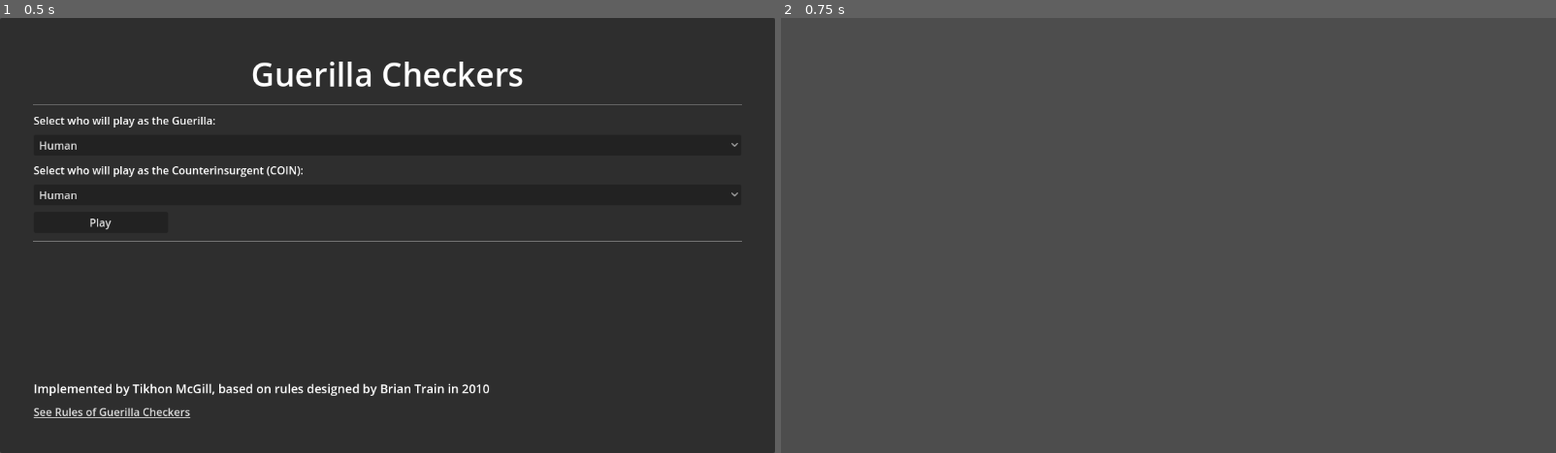
Above: before the commit, frames 1-2 (left to right).
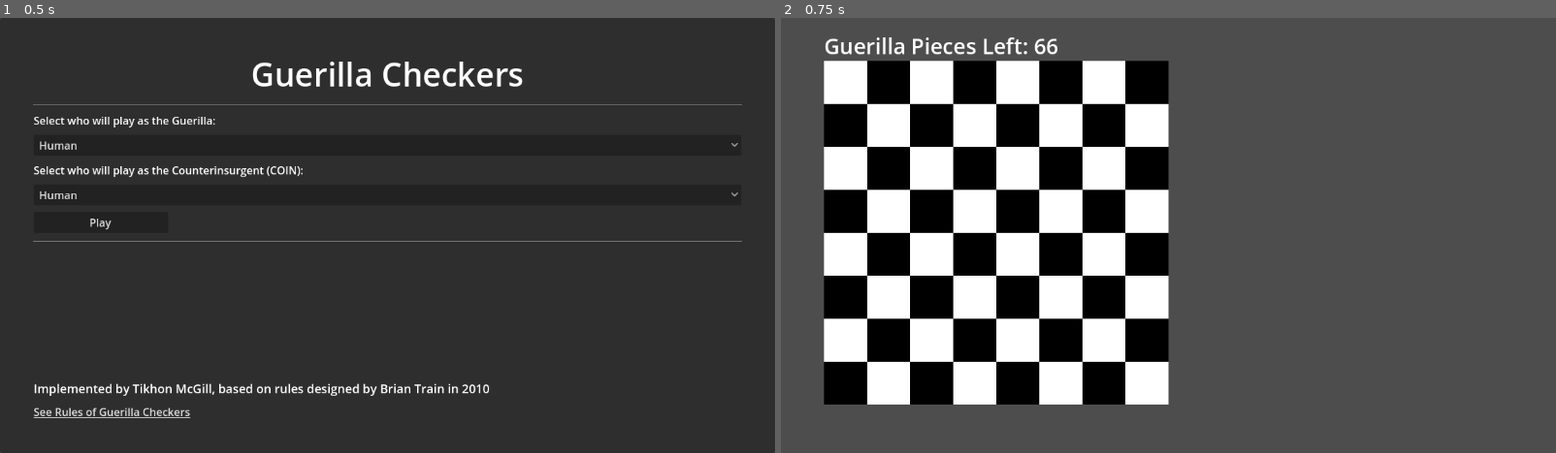
Above: after the commit, the same moments.

Repository: TikhonMcGill/guerilla-checkers
Game: Godot game, scene res://assets/scenes/main_menu/main_menu.tscn
The game is run twice, just before and just after one commit, with the same random seed, the same clock (stepped at 60 frames per second) and the same inputs.
Inputs:
- Up to frame 1 (0.5 s): no input
- Up to frame 2 (0.75 s): click "Play" at 0.5 s

Frame 1 is identical in both runs. In frame 2, 36% of the frame differs, in the area x 5-51%, y 4-89%.

Commit message:
Begin Game Board implementation + Tile generation

Diff:
--- /dev/null
+++ b/assets/scenes/game_board/game_board.gd
@@ -0,0 +1,54 @@
+extends Node2D
+
+@export_color_no_alpha var tile_color_1 = Color.WHITE
+@export_color_no_alpha var tile_color_2 = Color.BLACK
+@export_color_no_alpha var corner_color = Color.WEB_GRAY
+
+@export var tile_size : int = 48
+
+@onready var tiles = $Tiles
+@onready var corners = $Corners
+
+@onready var pieces_left_label = $PiecesLeftLabel
+
+var cells : Array[ColorRect] = []
+
+func _ready():
+	_initialize_board()
+
+func _initialize_board():
+	_initialize_cells()
+	_initialize_label()
+
+func _initialize_cells():
+	var col1 = true
+	for x in range(8):
+		for y in range(8):
+			var col: Color = tile_color_1
+			if col1 == false:
+				col = tile_color_2
+
+			_create_tile(col,Vector2i(x,y))
+
+			#It is at the second color (the blacks) that the COIN Checkers are placed,
+			#So we keep track of those specifically
+			if col1 == false:
+				cells.append(tiles.get_child(tiles.get_child_count()-1))
+
+			col1 = not col1
+		col1 = not col1
+
+func _initialize_label():
+	pieces_left_label.text = "Guerilla Pieces Left: 66"
+	pieces_left_label.add_theme_font_size_override("font_size",tile_size / 2)
+	pieces_left_label.position = Vector2i(0,-pieces_left_label.size.y)
+
+func _create_tile(_tile_col : Color,_tile_pos : Vector2i) -> void:
+	var new_tile := ColorRect.new()
+	new_tile.size = Vector2i(tile_size,tile_size)
+
+	new_tile.global_position = _tile_pos * tile_size
+
+	new_tile.color = _tile_col
+
+	tiles.add_child(new_tile)
--- /dev/null
+++ b/assets/scenes/game_board/game_board.tscn
@@ -0,0 +1,14 @@
+[gd_scene load_steps=2 format=3 uid="uid://xdtkmlr8l87w"]
+
+[ext_resource type="Script" path="res://assets/scenes/game_board/game_board.gd" id="1_x8jch"]
+
+[node name="GameBoard" type="Node2D"]
+script = ExtResource("1_x8jch")
+
+[node name="Tiles" type="Node2D" parent="."]
+
+[node name="Corners" type="Node2D" parent="."]
+
+[node name="PiecesLeftLabel" type="Label" parent="."]
+offset_top = -23.0
+offset_right = 248.0
--- a/assets/scenes/game_scene/game_scene.tscn
+++ b/assets/scenes/game_scene/game_scene.tscn
@@ -1,6 +1,7 @@
-[gd_scene load_steps=2 format=3 uid="uid://bimlqxwg5scw4"]
+[gd_scene load_steps=3 format=3 uid="uid://bimlqxwg5scw4"]
 
 [ext_resource type="Script" path="res://assets/scenes/game_scene/game_scene.gd" id="1_i1tu6"]
+[ext_resource type="PackedScene" uid="uid://xdtkmlr8l87w" path="res://assets/scenes/game_board/game_board.tscn" id="2_s2l1n"]
 
 [node name="GameScene" type="Node"]
 script = ExtResource("1_i1tu6")
@@ -11,4 +12,8 @@
 dialog_text = "Are you sure you want to return to the Main Menu?"
 cancel_button_text = "No"
 
+[node name="GameBoard" parent="." instance=ExtResource("2_s2l1n")]
+position = Vector2(64, 64)
+tile_size = 64
+
 [connection signal="confirmed" from="QuitConfirmationDialog" to="." method="_on_quit_confirmation_dialog_confirmed"]
Not shown, changed: Plans.txt
